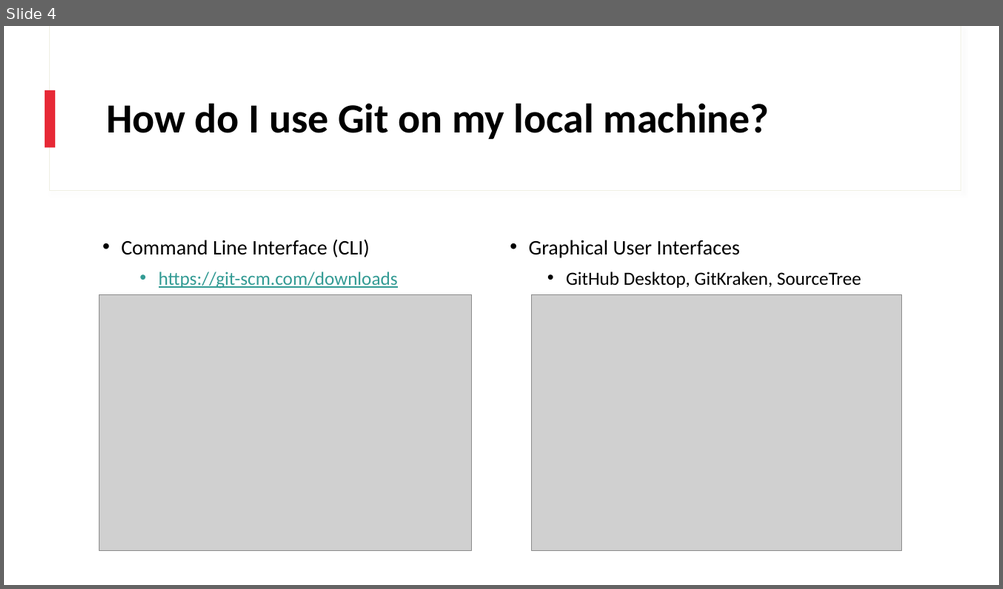
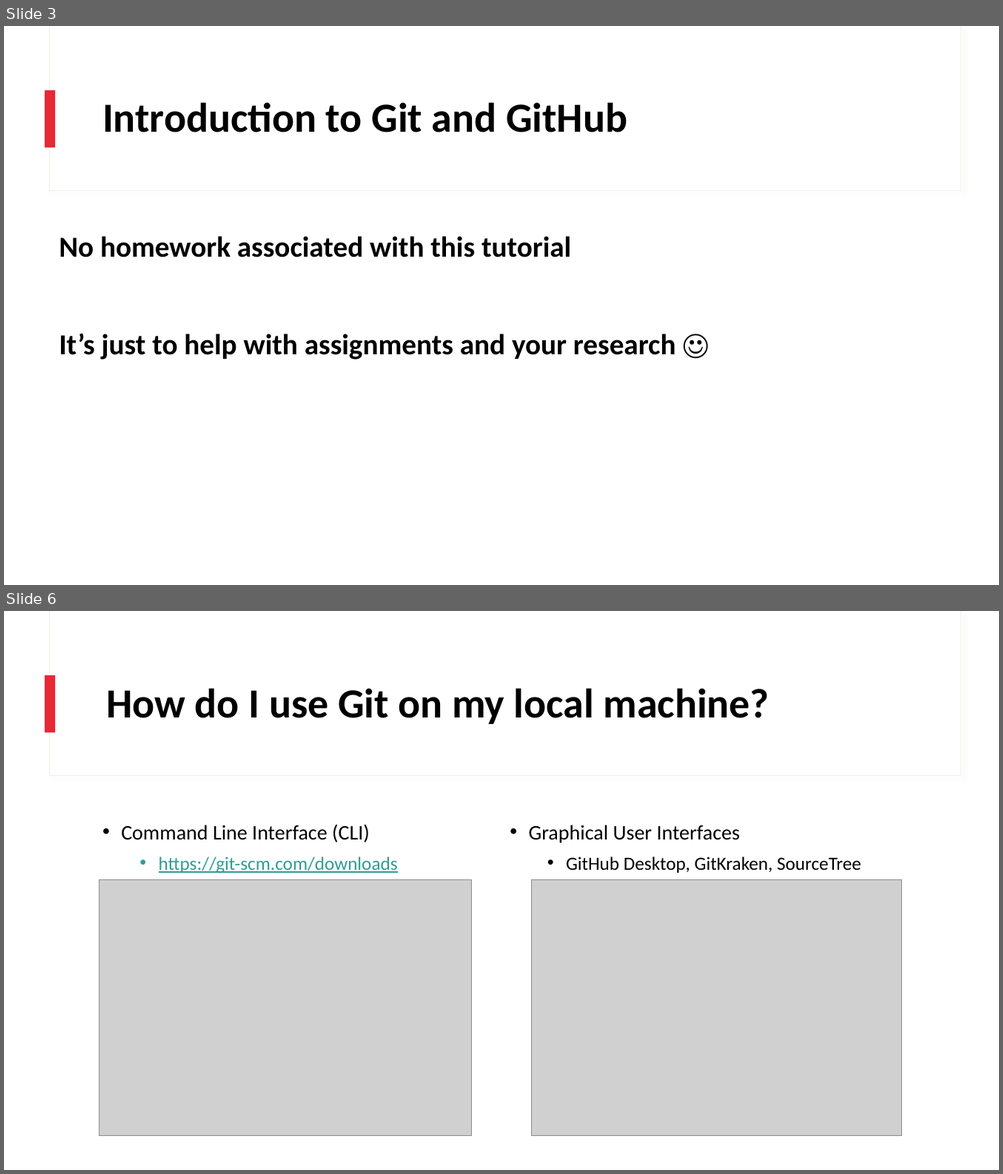
Before and after one commit to ncsu-geoforall-lab/GIS714-assignments, a slide deck: IntroToGit/Slides/Introduction_to_Git_and_GitHub.pptx. Shown one above the other, each under a label of ours: slide 4 before the commit, slides 3 and 6 after it; the slides between them are not shown. The pictures are 1003x589 and 1003x1174 pixels, drawn with LibreOffice and Linux fonts; fonts in the diff are those of the drawing; grey boxes stand for pictures. Boxes give left, top, right and bottom in pixels: in the first picture for what was removed or moved away, otherwise in the second. Text is boxed around its words. In the diff, an @@ line names an element or a change of style, - is before the commit and + after.

```diff
--- a/IntroToGit/Slides/Introduction_to_Git_and_GitHub.pptx
+++ b/IntroToGit/Slides/Introduction_to_Git_and_GitHub.pptx
@@ slide 3 added at [4,26,999,585], background #FFFFFF; not listed: 3 template elements that a slide beside it also shows @@
@@ title added at [102,102,627,133], 40 pt, text #000000, bold @@
+Introduction to Git and GitHub
@@ text added at [59,236,676,360], 28 pt, text #000000, bold @@
+No homework associated with this tutorial
+It’s just to help with assignments and your research ☺
@@ what was slide 4 is now slide 6 @@
```
Also in this commit, not shown: 2 slides changed, 2 other slides added, 16 other files.
